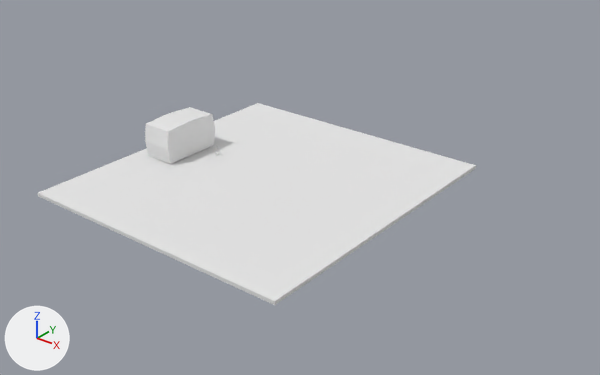
Two versions of the Blender file Assets/Knight's Files/Resources/Graphics/Models/Crystal Caves.blend, one commit apart.
One viewpoint serves both versions: a 50 mm lens placed at (289.0, -315.0, 199.0), pointed at (45.0, -11.0, 10.0). The axes (+X, +Y, +Z) are drawn at lower left. The lights are the same throughout.

The scene before the commit, as lines of its bpy script (objects in view):
```python
me_building = bpy.data.meshes.new('Building')
me_building.from_pydata(...)  # 18 vertices, 16 faces; spans x -1.13..1.15, y -1.99..2.13, z -1.0..1.25
me_building.materials.append(mat_building)  # white #e7e7e7
me_cube_001 = bpy.data.meshes.new('Cube.001')
me_cube_001.from_pydata(...)  # a box spanning x -72.0..95.0, y -94.0..86.0, z -6.0..-4.0
me_cube_001.materials.append(mat_ground)  # white #e7e7e7
ob_building = bpy.data.objects.new('Building', me_building)
ob_building.location = (-52.3, -2.4, 11.0)
ob_building.scale = (9.51, 9.51, 9.51)
ob_ground = bpy.data.objects.new('Ground', me_cube_001)
ob_ground.location = (0.0, 3.9, 5.3)
```
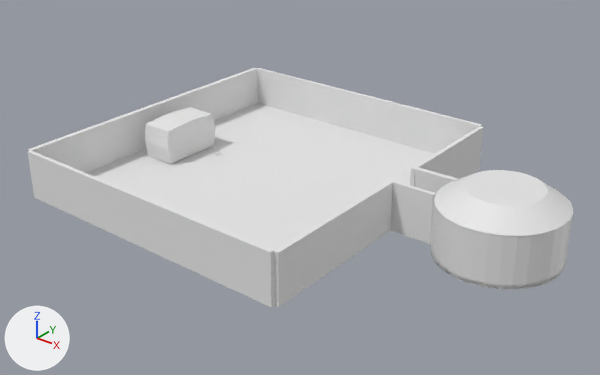
Where the change shows, as pixel boxes (x1, y1, x2, y2) in the pictures (600 x 375 px):
'Ground', reshaped (18% taller): before (37, 103, 476, 305); after (27, 68, 484, 307)
'Cylinder', added: after (391, 167, 573, 289)

Patch to the scene script:
```diff
--- a/Assets/Knight's Files/Resources/Graphics/Models/Crystal Caves.blend.py
+++ b/Assets/Knight's Files/Resources/Graphics/Models/Crystal Caves.blend.py
@@ me_cube_001 @@
 # used by ob_ground; location = (0.0, 3.9, 5.3)
-me_cube_001.from_pydata(...)  # 8 vertices, 6 faces; spans x -72.0..95.0, y -94.0..86.0, z -6.0..-4.0
+me_cube_001.from_pydata(...)  # 76 vertices, 71 faces; spans x -75.0..97.0, y -96.0..88.0, z -6.0..21.0
+# me_cube_001 part 1
+# 6 faces are deleted
+# 42 vertices are added at x -75.0..97.0, y -96.0..88.0, z -6.0..21.0
+# 6 new vertices lie (0.0, 89.0, 0.0) away from vertices in x -72.0..97.0, y -94.0, z -6.0..-4.0
+# 6 new vertices lie (0.0, -73.0, 0.0) away from vertices in x -72.0..97.0, y 86.0, z -6.0..-4.0
+# 14 new vertices lie (0.0, 0.0, 24.0) away from vertices in x -72.0..97.0, y -94.0..86.0, z -4.0
+# 71 new faces join them
 me_cube_001.materials.append(mat_ground)
@@ me_cylinder @@
+me_cylinder.from_pydata(...)  # 260 vertices, 165 faces; spans x -1.79..1.02, y -1.04..0.96, z -1.03..0.15
@@ ob_cylinder @@
+ob_cylinder = bpy.data.objects.new('Cylinder', me_cylinder)
+ob_cylinder.location = (125.7, 3.7, 3.7)
+ob_cylinder.rotation_euler = (0.0, 0.0, 0.0742)  # degrees (0, 0, 4.3)
+ob_cylinder.scale = (-30.9, -30.9, -30.9)
```
